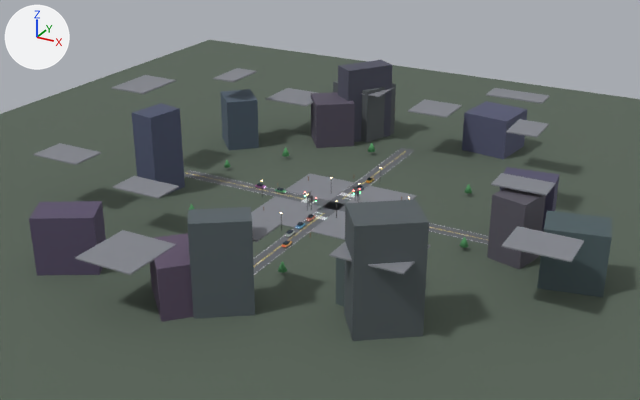
A saved change to the glTF model sabz_3d/models/intersection.glb.
Camera for both pictures: a camera (50 mm lens) standing at (153.0, -291.0, 147.0) and looking at (-1.0, -10.0, 6.0). Arrows for +X, +Y and +Z are at upper left; the lights stay in place. The older version comes first. Where no turn or scale is listed for an object, it has been applied to the vertices.

Names of what the first picture shows: 'Bldg0', 'Bldg1', 'Bldg10', 'Bldg11', 'Bldg12', 'Bldg13', 'Bldg2', 'Bldg3', 'Bldg4', 'Bldg5', 'Bldg6', 'Bldg7', 'Bldg8', 'Bldg9', 'Ground', 'Roof10' and 24 more.
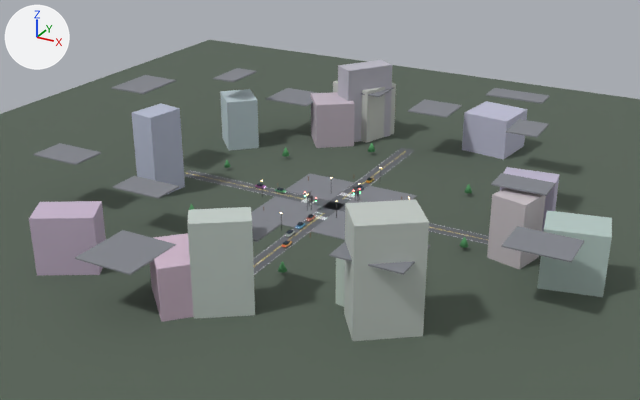
Pixel boxes (x1, y1, x2, y2) of what changed, in the pictures (640 x 400 px):
'Bldg7', recoloured (dark grey to light grey): (344, 199, 429, 341) in both
'Bldg6', recoloured (dark grey to light grey): (187, 207, 255, 319) in both
'Bldg8', recoloured (greyish purple to pale blue): (29, 201, 106, 276) in both
'Bldg13', recoloured (lighter): (537, 210, 612, 297) in both
'Bldg1', recoloured (dark blue to pale blue): (132, 103, 185, 194) in both
'Bldg11', recoloured (dark grey to light grey): (487, 188, 546, 269) in both
'Bldg5', recoloured (greyish purple to pale pink): (150, 233, 194, 322) in both
'Bldg10', recoloured (dark blue to pale blue): (462, 101, 528, 160) in both
'Bldg2', recoloured (lighter): (338, 60, 393, 142) in both
'Bldg3', recoloured (lighter): (311, 92, 355, 148) in both
'Bldg4', recoloured (dark blue to pale blue): (220, 89, 259, 151) in both
'Bldg12', recoloured (dark grey to light grey): (333, 81, 396, 143) in both
'Bldg0', recoloured (greyish blue to pale blue): (500, 167, 560, 232) in both
'Bldg9', recoloured (dark grey to light grey): (336, 258, 345, 307) in both

The edits, one by one:
Material 'Bldg0' (mat_bldg0) changes colour from greyish blue #54516c to pale blue #bfb8cf; in linear values from (0.0883, 0.0829, 0.15) to (0.523, 0.48, 0.626).
Material 'Bldg1' (mat_bldg1) changes colour from dark blue #4e556f to pale blue #b7bdd2; in linear values from (0.0762, 0.0912, 0.158) to (0.475, 0.51, 0.644).
Material 'Bldg2' (mat_bldg2) changes colour from greyish blue #525364 to light grey #bdbbc7; in linear values from (0.0845, 0.0872, 0.127) to (0.508, 0.496, 0.568).
Material 'Bldg3' (mat_bldg3) changes colour from greyish purple #585163 to light grey #c5b8c5; in linear values from (0.0974, 0.0831, 0.124) to (0.56, 0.481, 0.559).
Material 'Bldg4' (mat_bldg4) changes colour from dark blue #526170 to pale blue #bdcdd4; in linear values from (0.085, 0.12, 0.162) to (0.51, 0.613, 0.655).
Material 'Bldg5' (mat_bldg5) changes colour from greyish purple #61536a to pale pink #d2bacd; in linear values from (0.119, 0.0859, 0.145) to (0.646, 0.491, 0.613).
Material 'Bldg6' (mat_bldg6) changes colour from dark grey #586368 to light grey #c6d0cb; in linear values from (0.0987, 0.124, 0.139) to (0.565, 0.628, 0.597).
Material 'Bldg7' (mat_bldg7) changes colour from dark grey #565e63 to light grey #c3cac5; in linear values from (0.0937, 0.113, 0.124) to (0.545, 0.59, 0.559).
Material 'Bldg8' (mat_bldg8) changes colour from greyish purple #5a506b to pale blue #c9b7ce; in linear values from (0.103, 0.0811, 0.148) to (0.584, 0.474, 0.619).
Material 'Bldg9' (mat_bldg9) changes colour from dark grey #546363 to light grey #c0cfc6; in linear values from (0.0895, 0.124, 0.125) to (0.528, 0.627, 0.562).
Material 'Bldg10' (mat_bldg10) changes colour from dark blue #555873 to pale blue #c1c1d7; in linear values from (0.0908, 0.0979, 0.173) to (0.533, 0.535, 0.683).
Material 'Bldg11' (mat_bldg11) changes colour from dark grey #595661 to light grey #c7bec4; in linear values from (0.0995, 0.0931, 0.12) to (0.568, 0.517, 0.551).
Material 'Bldg12' (mat_bldg12) changes colour from dark grey #595f62 to light grey #c7cac5; in linear values from (0.101, 0.114, 0.123) to (0.574, 0.592, 0.558).
Material 'Bldg13' (mat_bldg13) changes colour from greyish cyan #4e5e63 to light grey #b7c9c5; in linear values from (0.0752, 0.112, 0.124) to (0.471, 0.584, 0.559).
